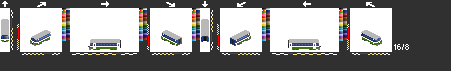
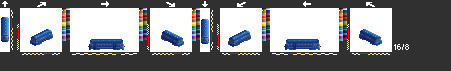
Two versions of the same layered image (451px x 71px). Layer-by-layer changes:
hid "y8vltj2" over box(1, 19, 382, 50)
hid "y8" over box(1, 17, 382, 50)
added layer "y1" over box(1, 17, 382, 50)
